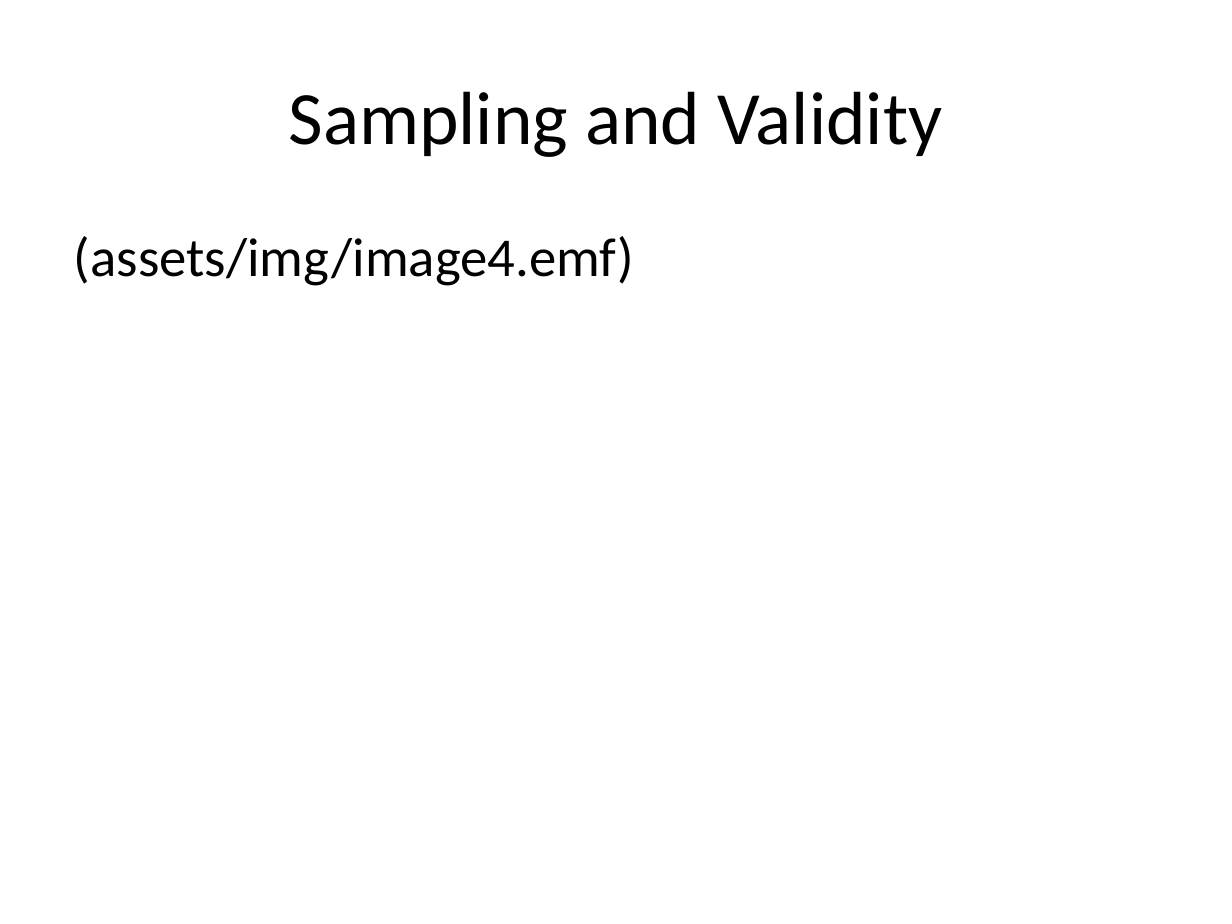
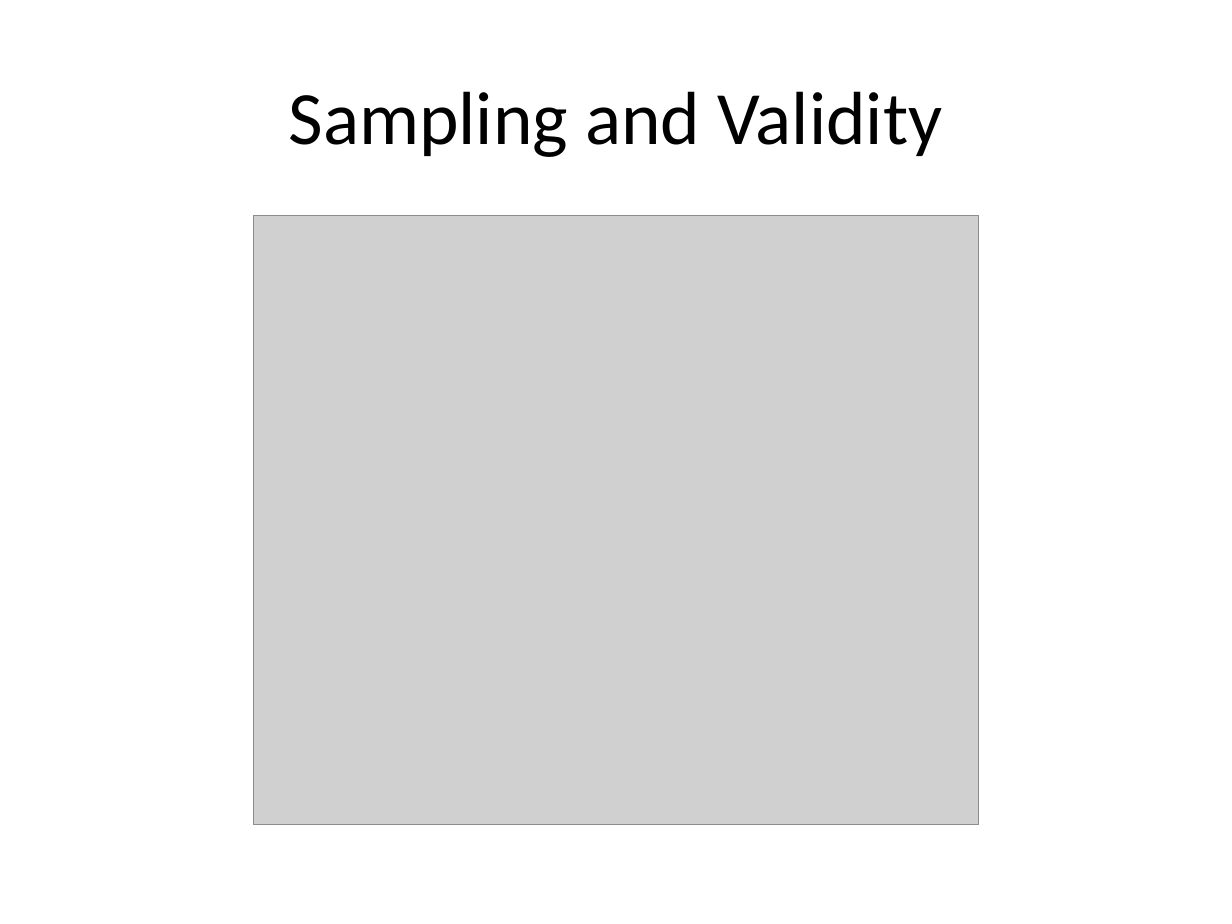
Before and after one commit to classes-medb/5510, a slide deck: slide 34 of src/video-07-validity.pptx (slide 32 before the commit). Drawn at 1232x924 pixels with LibreOffice and Linux fonts; fonts in the diff are those of the drawing; grey boxes stand for pictures. Boxes give left, top, right and bottom in pixels: in the first picture for what was removed or moved away, otherwise in the second. Text is boxed around its words. In the diff, an @@ line names an element or a change of style, - is before the commit and + after.

Commit message:
Added images to videos 3-7

```diff
--- a/src/video-07-validity.pptx
+++ b/src/video-07-validity.pptx
@@ text removed at [74,236,634,286] @@
-(assets/img/image4.emf)
@@ picture added at [254,216,979,824] @@
```
Also in this commit, not shown: 6 other slides changed, 7 slides added, 5 slides removed, 7 other files.
